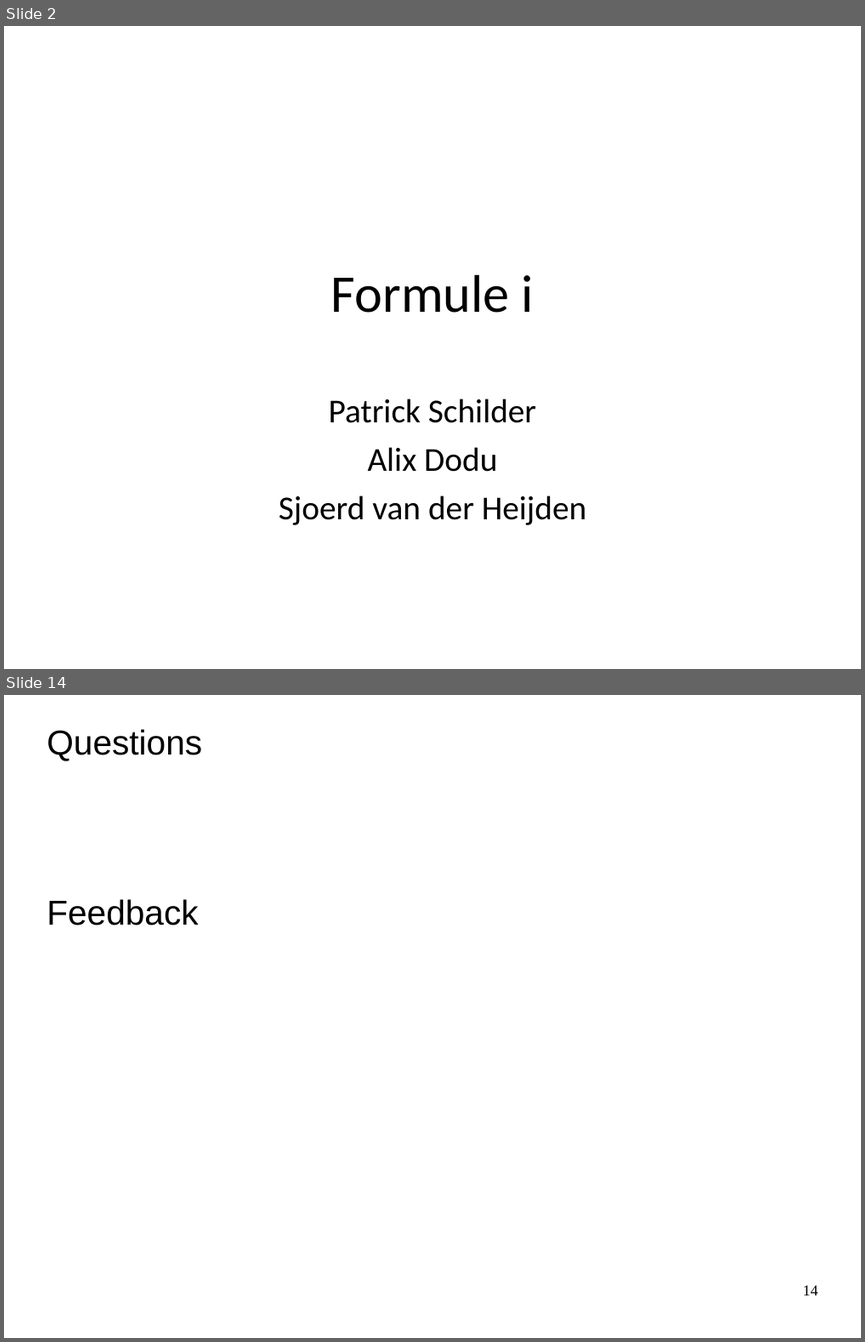
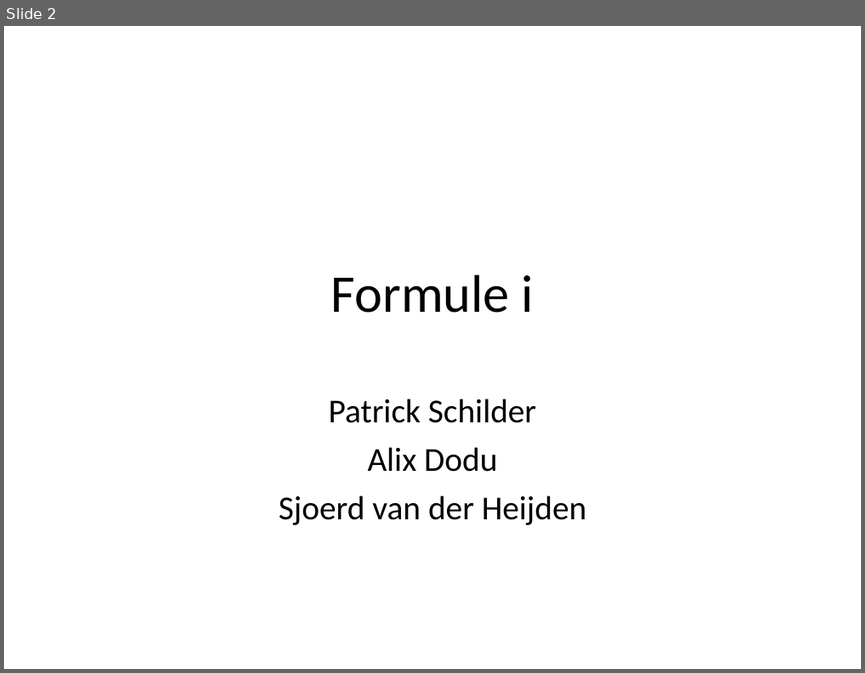
Before and after one commit to SjoerdvanderHeijden/Formule-i, a slide deck: PresRushHour4.ppt. Shown one above the other, each under a label of ours: slides 2 and 14 before the commit, slide 2 after it; the slides between them are not shown. The pictures are 865x1342 and 865x673 pixels, drawn with LibreOffice and Linux fonts; fonts in the diff are those of the drawing. Boxes give left, top, right and bottom in pixels: in the first picture for what was removed or moved away, otherwise in the second. Text is boxed around its words. In the diff, an @@ line names an element or a change of style, - is before the commit and + after.

```diff
--- a/PresRushHour4.ppt
+++ b/PresRushHour4.ppt
@@ slide 14 removed at <box>4,695,861,1338</box>, background #FFFFFF @@
@@ subtitle removed at <box>46,729,202,925</box> @@
-Questions
-Feedback
@@ page number removed at <box>803,1285,818,1295</box> @@
-14
```
Also in this commit, not shown: 9 slides changed, 3 slides added, 1 other slide removed.
